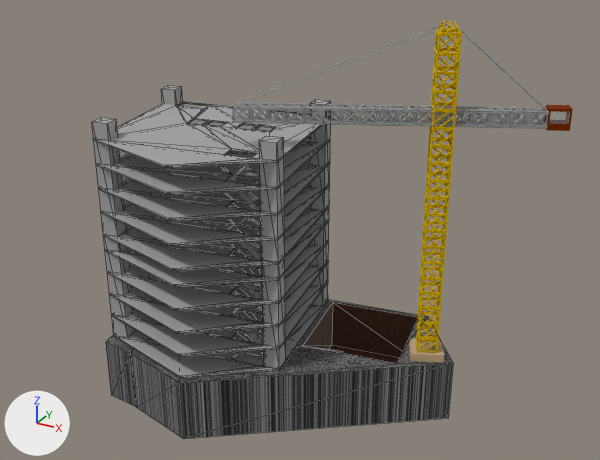
The glTF model Gangsta Wizards/Main/BUILDINGS/Utility and Misc/Construction Skyscraper.glb: old version first, new version second.
The view is the same before and after, from a 50 mm camera at (70.6, -120.4, 84.5) aimed at (4.8, -0.9, 24.7). Lighting does not change. The marker at lower left points along +X, +Y and +Z. The first picture is the older version. Mesh edges are drawn as thin lines on the coarser meshes. Where no turn or scale is listed for an object, it has been applied to the vertices. Vertices at exactly the same position are counted once.

The older version as bpy lines, for what is in view:
```python
me_cube_005 = bpy.data.meshes.new('Cube.005')
me_cube_005.from_pydata(...)  # 690 vertices, 1580 faces; spans x -19.5..18.9, y -28.0..9.9, z -0.2..39.8
me_cube_005.materials.append(mat_conc)  # grey #a3a3a3
me_cube_040 = bpy.data.meshes.new('Cube.040')
me_cube_040.from_pydata(...)  # 166 vertices, 292 faces; spans x -5.4..1.1, y -3.6..0.3, z -0.2..39.8
me_cube_040.materials.append(mat_col)  # white #e7e7e7
me_plane_001 = bpy.data.meshes.new('Plane.001')
me_plane_001.from_pydata(...)  # 21 vertices, 38 faces; spans x -33.2..32.4, y -22.0..21.1, z -11.5..0.7
# faces by material slot: [23, 15]
me_plane_001.materials.append(mat_gravel)  # picture img_gravel
me_plane_001.materials.append(mat_dirt)  # picture img_dirt
ob_floors = bpy.data.objects.new('Floors', me_cube_005)
ob_floors.location = (-13.1, 7.3, 0.9)
ob_ground = bpy.data.objects.new('Ground', me_plane_001)
ob_ground.location = (0.0, 0.0, 0.0)
ob_staircols_001 = bpy.data.objects.new('Staircols.001', me_cube_040)
ob_staircols_001.location = (1.4, -8.0, 0.9)
# also in view: 'Crane' at (20.4, 4.8, 31.3); 'Anchors' at (-13.4, 0.9, 22.4)
```
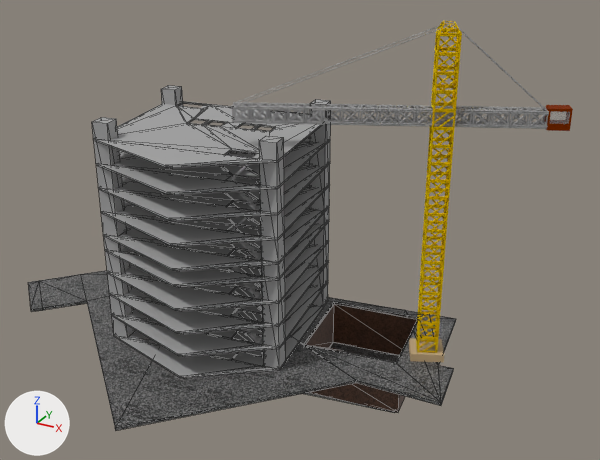
What differs and where, as boxes [x1, y1, x2, y2] in the pictures (600 x 460 px):
'Ground', reshaped
    before: [106, 300, 453, 439]
    after: [28, 271, 456, 431]
'Pit', added (brown)
    after: [306, 304, 417, 412]
'Pit Bottom', added
    after: [302, 342, 400, 413]

The change, as a list of edits to the scene's bpy script:
```text
Change me_plane_001:
    used by ob_ground; location = (0.0, 0.0, 0.0)
    remove me_plane_001.from_pydata(...)  # 21 vertices, 38 faces; spans x -33.2..32.4, y -22.0..21.1, z -11.5..0.7
    add me_plane_001.from_pydata(...)  # 48 vertices, 96 faces; spans x -60.0..34.8, y -37.5..23.2, z 0.1..0.7
    me_plane_001 part 1
    20 vertices are removed from x -33.2..32.4, y -22.0..21.1, z -11.5..0.7
    38 faces are deleted
    24 vertices are added at x -60.0..34.8, y -37.5..23.2, z 0.1
    23 new vertices lie (0.0, 0.0, 0.6) away from vertices in x -60.0..34.8, y -37.5..23.2, z 0.1
    96 new faces join them
    remove me_plane_001.materials.append(mat_dirt)  # picture img_dirt
Add me_cube_004:
    me_cube_004.from_pydata(...)  # 8 vertices, 12 faces; spans x 2.1..23.7, y -1.1..20.5, z -9.9..-9.1
    me_cube_004.materials.append(mat_gravel)  # picture img_gravel
Add me_cube_003:
    me_cube_003.from_pydata(...)  # 16 vertices, 32 faces; spans x 1.3..24.6, y -1.7..21.6, z -9.1..0.1
    me_cube_003.materials.append(mat_dirt)  # picture img_dirt
Add ob_pit_bottom:
    ob_pit_bottom = bpy.data.objects.new('Pit Bottom', me_cube_004)
    ob_pit_bottom.location = (0.0, 0.0, 0.0)
Add ob_pit:
    ob_pit = bpy.data.objects.new('Pit', me_cube_003)
    ob_pit.location = (0.0, 0.0, 0.0)
```
